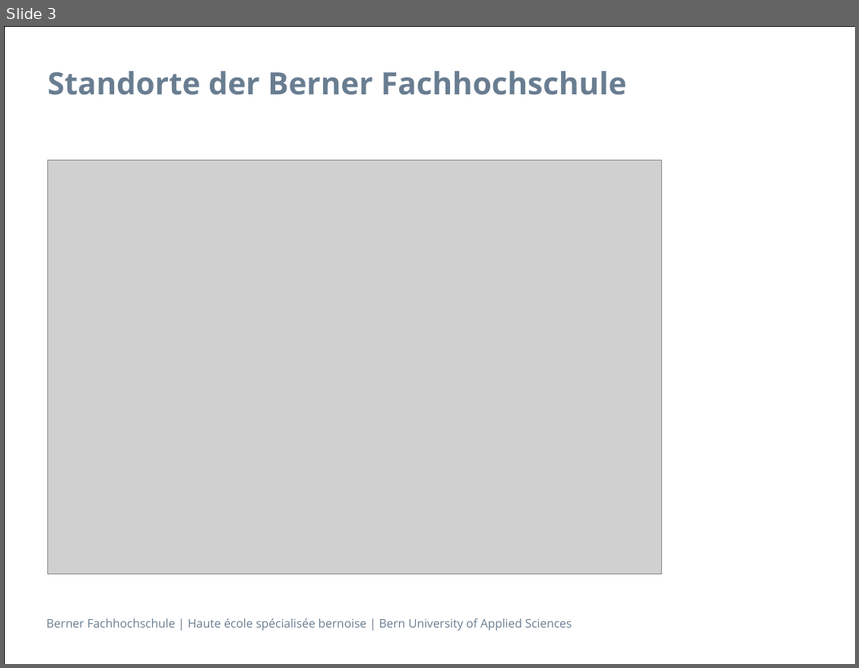
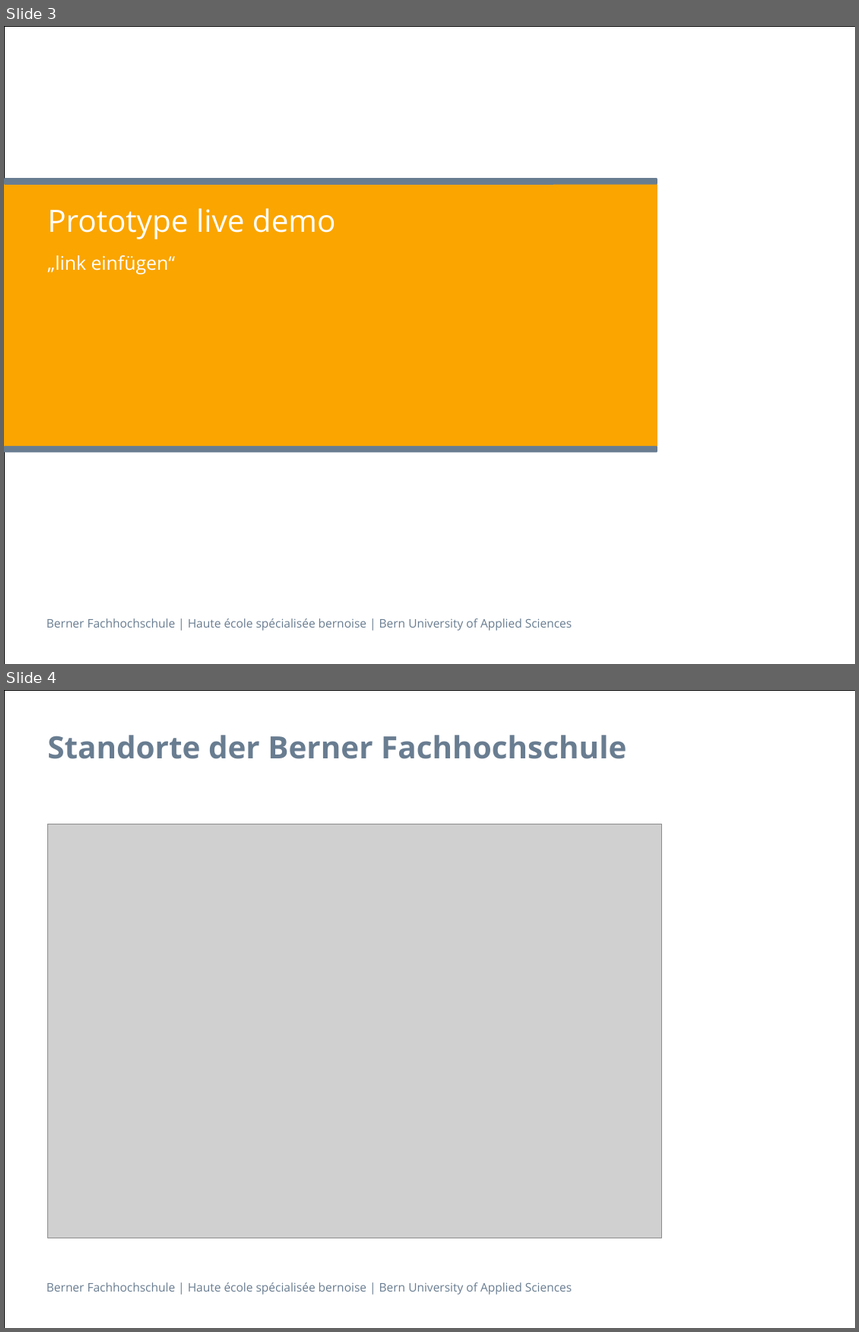
Before and after one commit to swisszeni/ch.bfh.btx8081.w2014.red, a slide deck: doc/finalPresentation/Praesentation_BFH_2013 copy.pptx. Shown one above the other, each under a label of ours: slide 3 before the commit, slides 3 and 4 after it. The pictures are 859x668 and 859x1332 pixels, drawn with LibreOffice and Linux fonts; fonts in the diff are those of the drawing; grey boxes stand for pictures. Boxes give left, top, right and bottom in pixels: in the first picture for what was removed or moved away, otherwise in the second. Text is boxed around its words. In the diff, an @@ line names an element or a change of style, - is before the commit and + after.

```diff
--- a/doc/finalPresentation/Praesentation_BFH_2013 copy.pptx
+++ b/doc/finalPresentation/Praesentation_BFH_2013 copy.pptx
@@ slide 3 added at box(4, 26, 855, 664), background #FFFFFF; not listed: 2 template elements that a slide beside it also shows @@
@@ rounded rectangle added at box(4, 181, 658, 449), fill #FAA500 @@
@@ rounded rectangle added at box(4, 178, 658, 185), fill #697D91 @@
@@ title added at box(47, 208, 336, 240), 26 pt, text #FFFFFF @@
+Prototype live demo
@@ subtitle added at box(47, 256, 175, 275), 16 pt, text #FFFFFF @@
+„link einfügen“
@@ rounded rectangle added at box(4, 446, 658, 453), fill #697D91 @@
@@ what was slide 3 is now slide 4 @@
```
Also in this commit, not shown: 2 other slides added, 2 slides removed.
